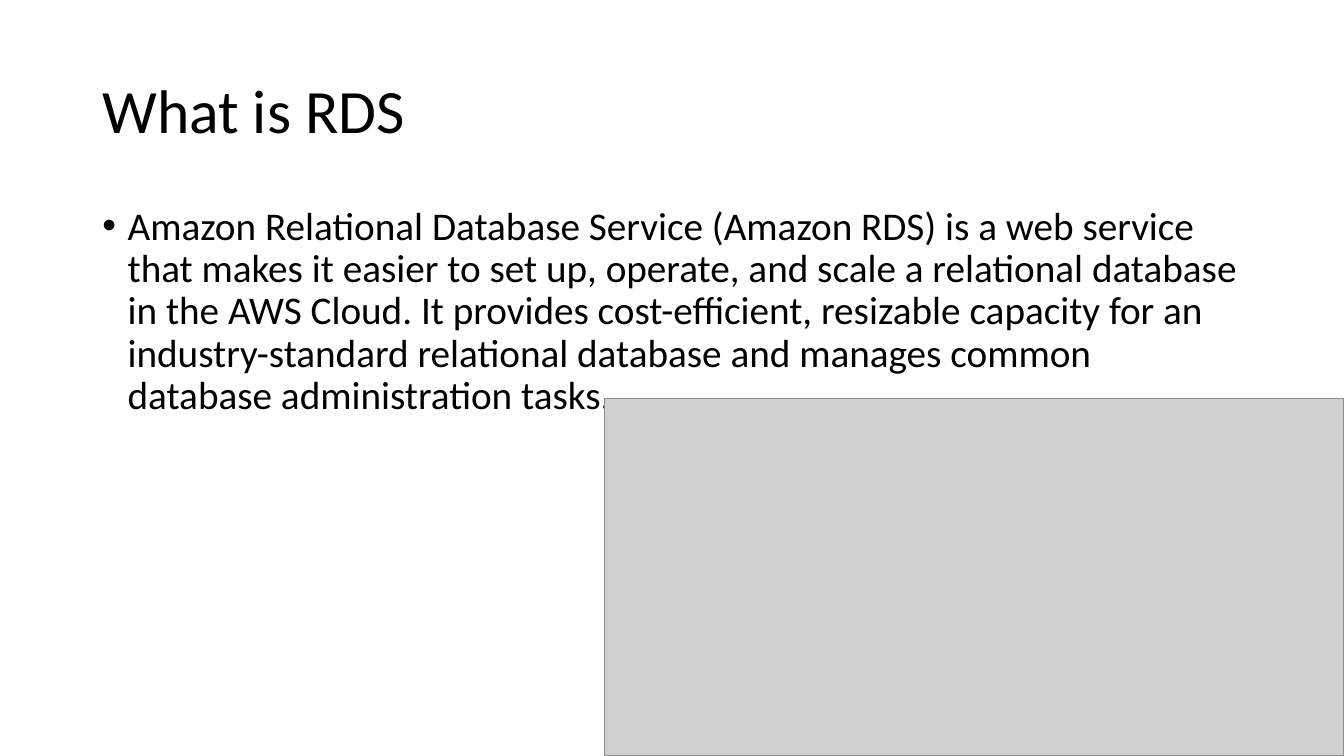
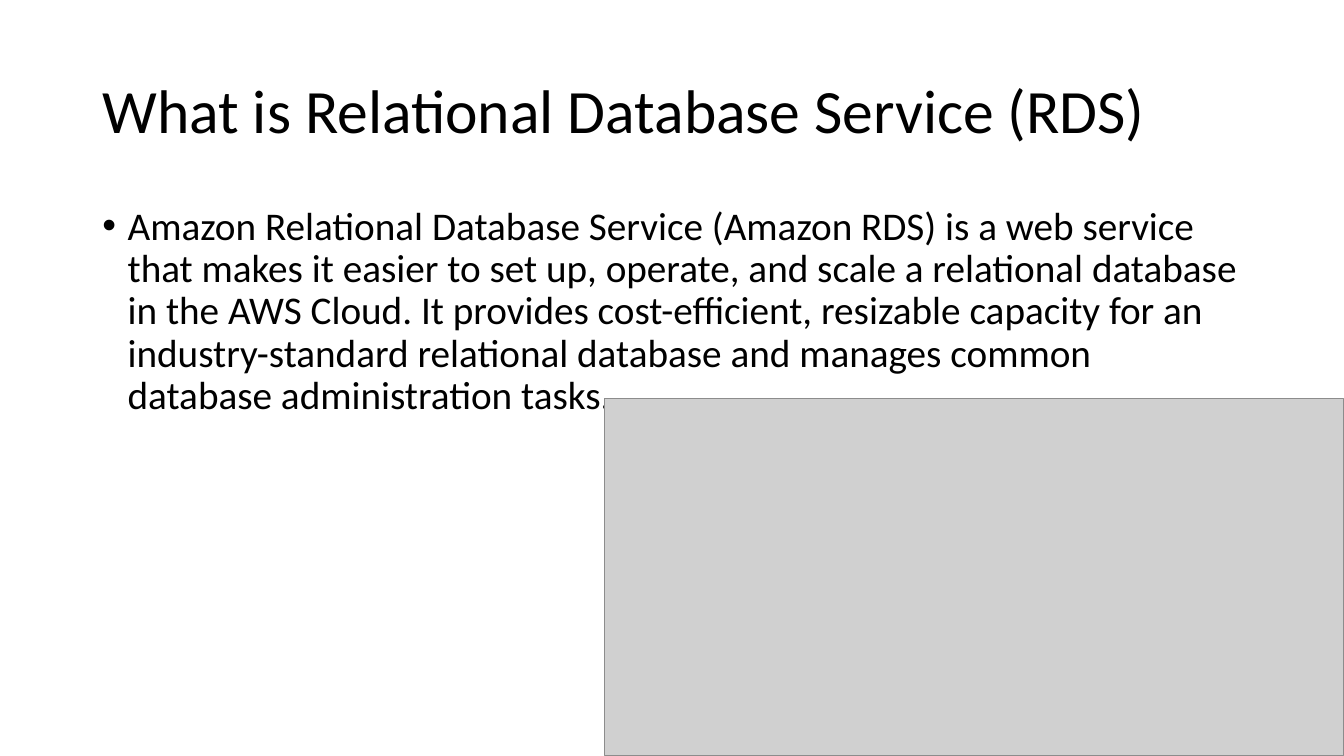
Before and after one commit to beeeiruuui/GitShare, a slide deck: slide 8 of FYPPresentation.pptx. Drawn at 1344x756 pixels with LibreOffice and Linux fonts; fonts in the diff are those of the drawing; grey boxes stand for pictures. Boxes give left, top, right and bottom in pixels: in the first picture for what was removed or moved away, otherwise in the second. Text is boxed around its words. In the diff, an @@ line names an element or a change of style, - is before the commit and + after.

```diff
--- a/FYPPresentation.pptx
+++ b/FYPPresentation.pptx
@@ title at [102, 88, 1145, 142]: text changed @@
-What is RDS
+What is Relational Database Service (RDS)
```
Also in this commit, not shown: 4 other slides changed, 2 slides added, 1 slide removed.
